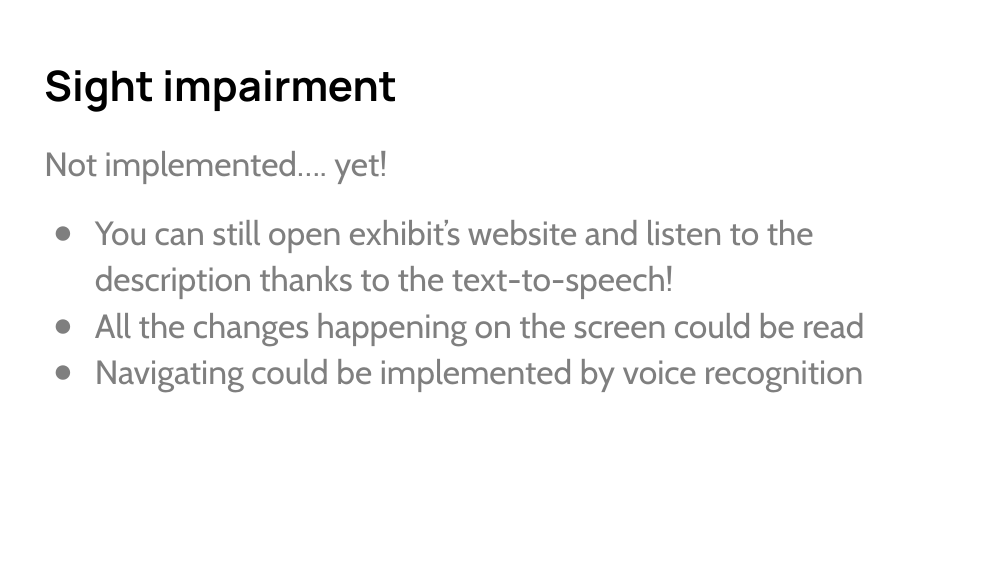
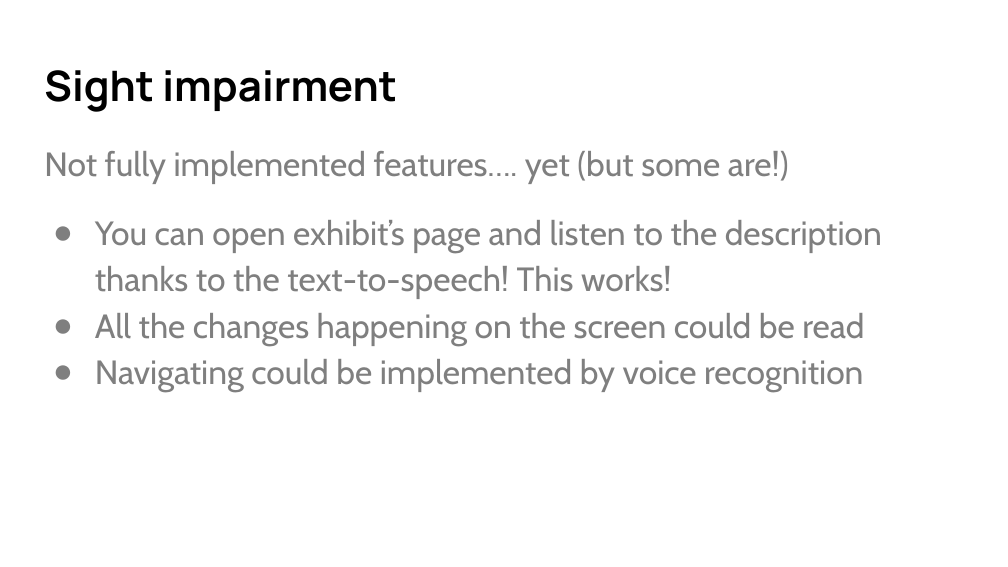
Before and after one commit to Glasgow19/team-5, a slide deck: slide 9 of presentation.pptx (slide 8 before the commit). Drawn at 1008x567 pixels with LibreOffice and Linux fonts; fonts in the diff are those of the drawing. Boxes give left, top, right and bottom in pixels: in the first picture for what was removed or moved away, otherwise in the second. Text is boxed around its words. In the diff, an @@ line names an element or a change of style, - is before the commit and + after.

```diff
--- a/presentation.pptx
+++ b/presentation.pptx
@@ text at [44,151,882,299]: text changed @@
-Not implemented…. yet!
-● You can still open exhibit’s website and listen to the description thanks to the text-to-speech!
+Not fully implemented features…. yet (but some are!)
+● You can open exhibit’s page and listen to the description thanks to the text-to-speech! This works!
```
Also in this commit, not shown: 8 other slides changed, 6 slides added, 2 slides removed.
